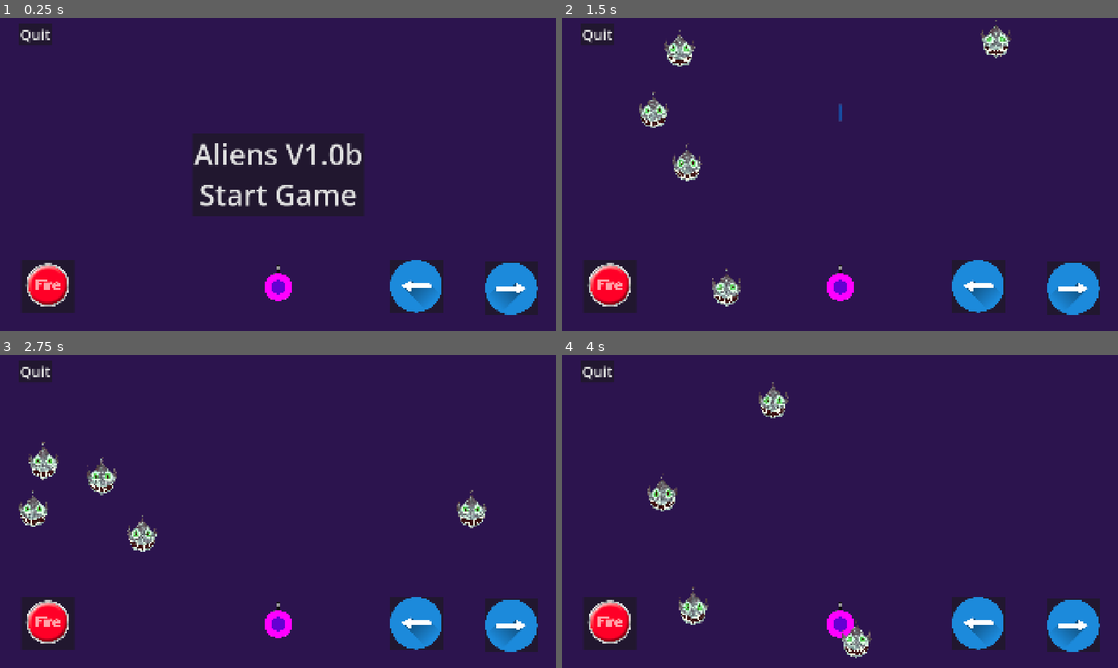
Above: before the commit, frames 1-4 (two rows, left to right).
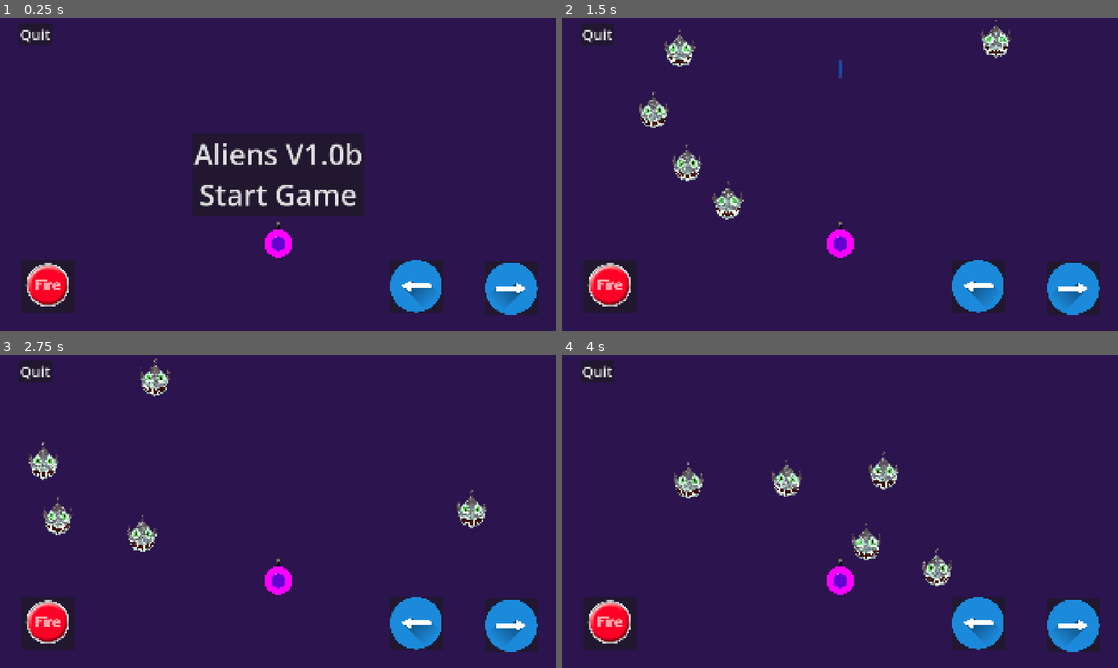
Above: after the commit, the same moments.

Repository: LynnWilsonArt/aliens
Game: Godot game, scene res://main/main.tscn
Same seed, same stepped clock (60 frames per second), same inputs: the game is played once before the commit and once after it.
Inputs:
- Up to frame 1 (0.25 s): no input
- Up to frame 2 (1.5 s): click "Aliens V1.0b Start Game" at 0.5 s; hold Right (right) from 1.28 s (still down); hold Space (shoot) from 1.28 s (still down)
- Up to frame 3 (2.75 s): release Right (right) at 2.03 s; release Space (shoot) at 2.03 s; hold Down (down) from 2.03 s (still down); tap Space (shoot) at 2.1 s
- Up to frame 4 (4 s): release Down (down) at 2.78 s; hold Right (right) 2.78-3.53 s; hold Space (shoot) 2.78-3.53 s; hold Up (up) from 3.53 s (still down); tap Space (shoot) at 3.6 s

The runs differ from the first frame. In frame 1, 0.7% of the frame differs, in the area x 47-53%, y 65-91%; in frame 2, 1.5%; in frame 3, 2.2%; in frame 4, 4.0%, in the area x 15-71%, y 8-97%.

Commit message:
Working
Had messed things up. All working again

Diff:
--- a/scenes/player/player.gd
+++ b/scenes/player/player.gd
@@ -18,7 +18,7 @@
 
 # Move player to the bottom center of screen
 func start():
-	position = Vector2(screensize.x / 2, screensize.y - 64)
+	position = Vector2(screensize.x / 2, screensize.y - 300)
 	$Timer.wait_time = cooldown
 
 # Shoot the laser
--- a/scenes/walls/walls.tscn
+++ b/scenes/walls/walls.tscn
@@ -19,7 +19,7 @@
 shape = SubResource("RectangleShape2D_jctdc")
 
 [node name="Bottom" type="CollisionShape2D" parent="."]
-position = Vector2(962.75, 1088)
+position = Vector2(962.75, 850)
 shape = SubResource("RectangleShape2D_008kt")
 
 [node name="Left" type="CollisionShape2D" parent="."]
